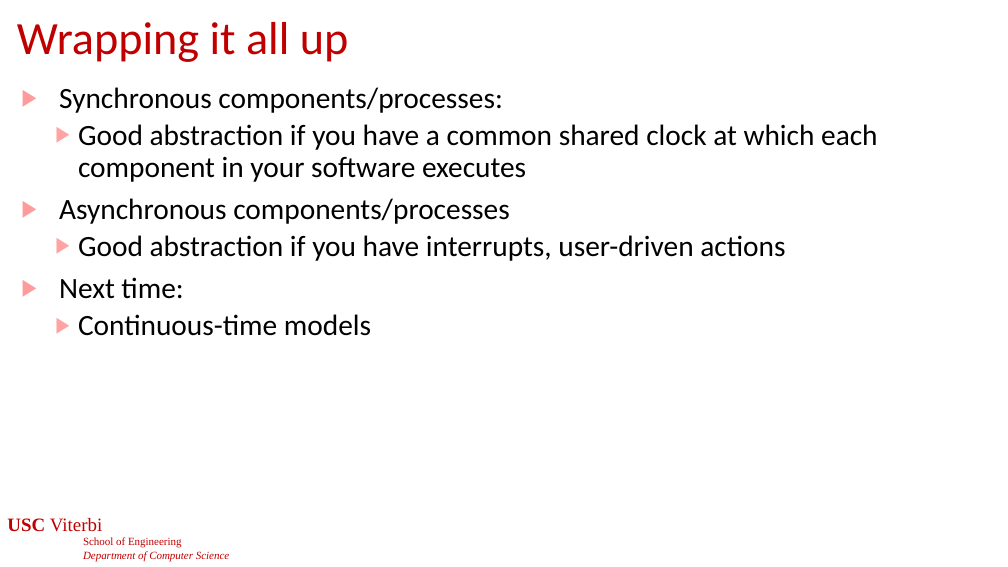
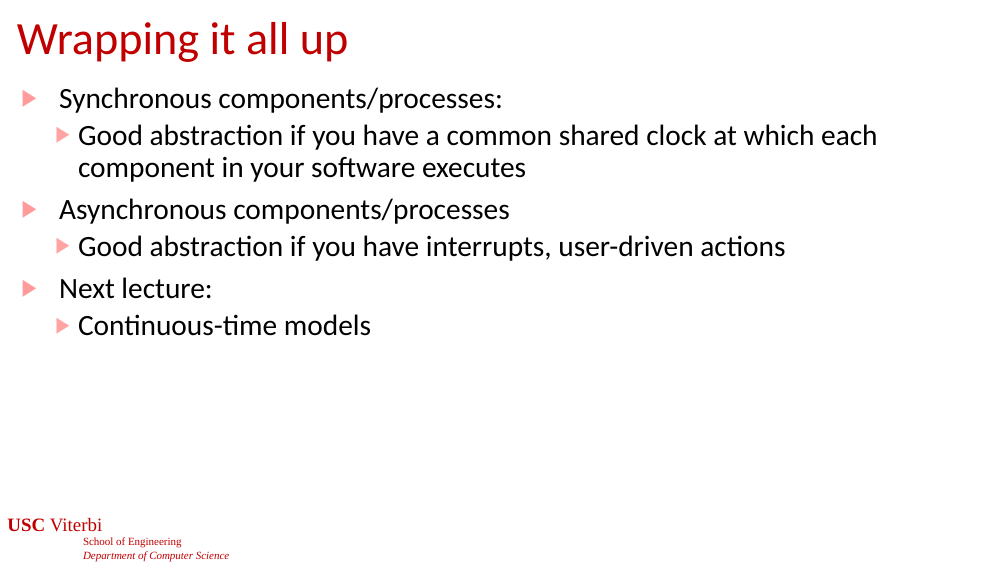
Before and after one commit to jdeshmukh/jdeshmukh.github.io, a slide deck: slide 56 of teaching/cs513slides/lecture1-Models.pptx (slide 54 before the commit). Drawn at 1008x567 pixels with LibreOffice and Linux fonts; fonts in the diff are those of the drawing; background and template pictures are left out. Boxes give left, top, right and bottom in pixels: in the first picture for what was removed or moved away, otherwise in the second. Text is boxed around its words. In the diff, an @@ line names an element or a change of style, - is before the commit and + after.

```diff
--- a/teaching/cs513slides/lecture1-Models.pptx
+++ b/teaching/cs513slides/lecture1-Models.pptx
@@ text at <box>59,277,212,299</box>: text changed @@
-▶ Next time:
+▶ Next lecture:
```
Also in this commit, not shown: 3 other slides changed, 2 slides added, 4 other files.
